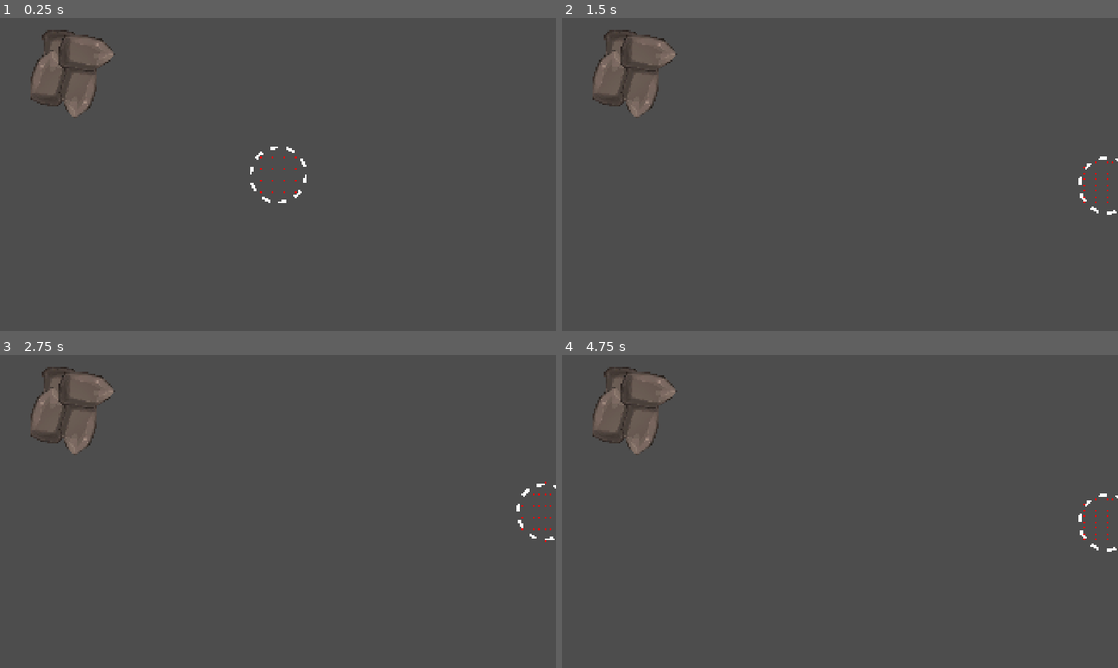
Above: before the commit, frames 1-4 (two rows, left to right).
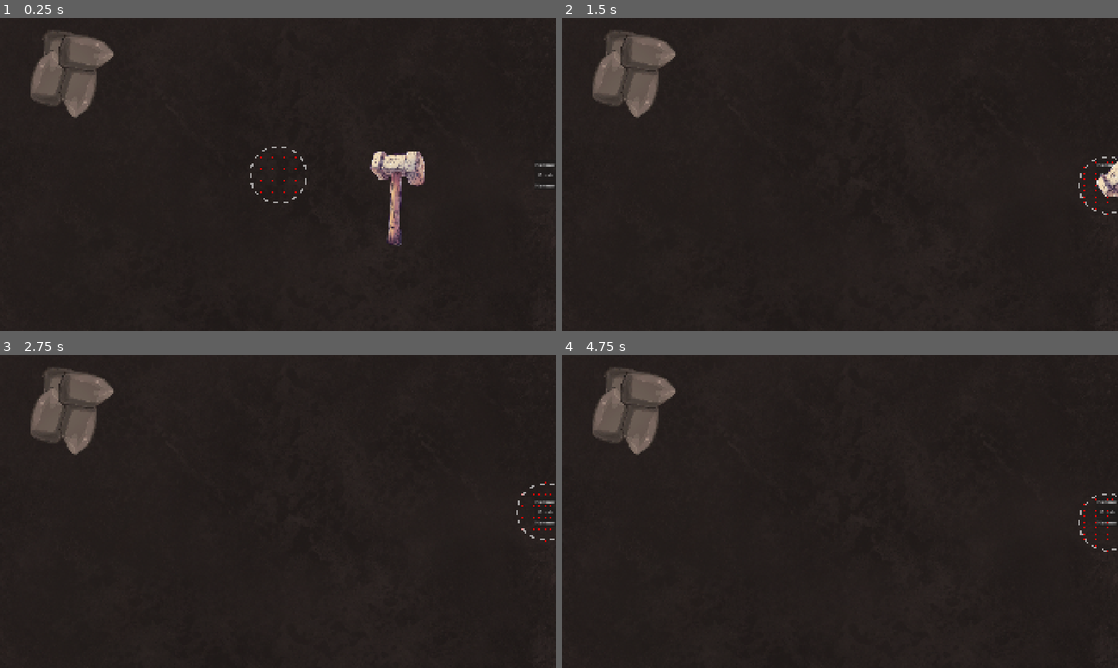
Above: after the commit, the same moments.

Repository: SirLich/fossil-fanatic
Game: Godot game, scene res://game.tscn
Two runs of this game, one before a commit and one after it. Both use one fixed random seed, a clock stepped at 60 frames per second and the inputs below.
Inputs (mouse positions are in pixels of both pictures, inside the frame that each line leads up to):
- Up to frame 1 (0.25 s): no input
- Up to frame 2 (1.5 s): click (1106, 165) at 0.5 s, where only the run after the commit has a clickable "Hammer"; click (1106, 183) at 1.25 s, where only the run after the commit has a clickable "Hammer"
- Up to frame 3 (2.75 s): click (544, 511) at 2 s, where only the run after the commit has a clickable "Brush"
- Up to frame 4 (4.75 s): click (1106, 502) at 2.75 s, where only the run after the commit has a clickable "Hammer"; click (1106, 511) at 3.5 s, where only the run after the commit has a clickable "Brush"; click (1106, 520) at 4.25 s, where only the run after the commit has a clickable "Hammer"

The runs differ from the first frame. In frame 1, 97% of the frame differs, in the area x 0-100%, y 0-100%; in frame 2, 97%; in frame 3, 97%; in frame 4, 97%.

Commit message:
Add hitting animation

Diff:
--- a/assets/shaders/outline.gdshader
+++ b/assets/shaders/outline.gdshader
@@ -41,25 +41,27 @@
 
 void fragment() {
 	if (enabled) {
-	vec2 uv = UV;
+		vec2 uv = UV;
 
-	if (add_margins) {
-		vec2 texture_pixel_size = vec2(1.0) / (vec2(1.0) / TEXTURE_PIXEL_SIZE + vec2(width * 2.0));
+		if (add_margins) {
+			vec2 texture_pixel_size = vec2(1.0) / (vec2(1.0) / TEXTURE_PIXEL_SIZE + vec2(width * 2.0));
 
-		uv = (uv - texture_pixel_size * width) * TEXTURE_PIXEL_SIZE / texture_pixel_size;
+			uv = (uv - texture_pixel_size * width) * TEXTURE_PIXEL_SIZE / texture_pixel_size;
 
-		if (uv != clamp(uv, vec2(0.0), vec2(1.0))) {
-			COLOR.a = 0.0;
+			if (uv != clamp(uv, vec2(0.0), vec2(1.0))) {
+				COLOR.a = 0.0;
+			} else {
+				COLOR = texture(TEXTURE, uv);
+			}
 		} else {
 			COLOR = texture(TEXTURE, uv);
 		}
-	} else {
-		COLOR = texture(TEXTURE, uv);
-	}
 
-	if ((COLOR.a > 0.0) == inside && hasContraryNeighbour(uv, TEXTURE_PIXEL_SIZE, TEXTURE)) {
-		COLOR.rgb = inside ? mix(COLOR.rgb, color.rgb, color.a) : color.rgb;
-		COLOR.a += (1.0 - COLOR.a) * color.a;
-	}
+		if ((COLOR.a > 0.0) == inside && hasContraryNeighbour(uv, TEXTURE_PIXEL_SIZE, TEXTURE)) {
+			COLOR.rgb = inside ? mix(COLOR.rgb, color.rgb, color.a) : color.rgb;
+			COLOR.a += (1.0 - COLOR.a) * color.a;
+		}
+
+		COLOR.rgb = COLOR.rgb * vec3(1.3, 1.3, 1.3);
 	}
 }
--- a/game.gd
+++ b/game.gd
@@ -1,5 +1 @@
 extends Node2D
-
-func _ready() -> void:
-	get_viewport().set_physics_object_picking_sort(true)
-	get_viewport().set_physics_object_picking_first_only(true)
--- a/game.tscn
+++ b/game.tscn
@@ -1,24 +1,23 @@
-[gd_scene load_steps=4 format=3 uid="uid://b4dh87ymrg6i3"]
+[gd_scene load_steps=5 format=3 uid="uid://b4dh87ymrg6i3"]
 
 [ext_resource type="PackedScene" uid="uid://d0et4vc24oa8h" path="res://scenes/hammer/hammer.tscn" id="1_80nbo"]
 [ext_resource type="Script" uid="uid://dqjfy253vey4n" path="res://game.gd" id="1_feb5d"]
 [ext_resource type="PackedScene" uid="uid://cwa0napga1sso" path="res://scenes/rock/rock.tscn" id="2_e2o6t"]
+[ext_resource type="Texture2D" uid="uid://d1dnbmu1xk2a0" path="res://assets/textures/Ground.png" id="2_fc0e3"]
 
 [node name="Game" type="Node2D"]
 script = ExtResource("1_feb5d")
 
 [node name="CanvasLayer" type="CanvasLayer" parent="."]
 layer = -1
-visible = false
 
-[node name="ColorRect" type="ColorRect" parent="CanvasLayer"]
+[node name="TextureRect" type="TextureRect" parent="CanvasLayer"]
 anchors_preset = 15
 anchor_right = 1.0
 anchor_bottom = 1.0
 grow_horizontal = 2
 grow_vertical = 2
-color = Color(0.458128, 0.332041, 0.244983, 1)
-metadata/_edit_lock_ = true
+texture = ExtResource("2_fc0e3")
 
 [node name="VBoxContainer" type="VBoxContainer" parent="CanvasLayer"]
 anchors_preset = 6
@@ -52,7 +51,6 @@
 rotation = 2.95304
 
 [node name="Layer_2" type="Node2D" parent="."]
-z_index = 1
 
 [node name="Rock" parent="Layer_2" instance=ExtResource("2_e2o6t")]
 position = Vector2(168, 207)
--- a/scenes/hammer/hammer.gd
+++ b/scenes/hammer/hammer.gd
@@ -2,6 +2,11 @@
 class_name Hammer
 
 @export var size = 20
+
+@export_group("Nodes")
+@export var anim_player : AnimationPlayer
+
+var can_hit = true
 
 var circle_points = []
 var old_colliders = []
@@ -25,9 +30,17 @@
 	detect_rocks()
 
 func _input(event: InputEvent) -> void:
-	if event.is_action_released("use_tool"):
-		for object_area in get_overlapping_areas():
-			object_area.take_damage()
+	if can_hit:
+		if event.is_action_released("use_tool"):
+			can_hit = false
+			anim_player.play("hit")
+			await anim_player.animation_finished
+			can_hit = true
+
+func apply_damage():
+	for object_area in get_overlapping_areas():
+		object_area.take_damage()
+
 
 func gather_colliders(pos):
 	var world_2d = get_viewport().find_world_2d()
@@ -48,7 +61,6 @@
 			var obj_b_order = obj_b.get_parent().get_index() * 1000 + obj_b.get_index()
 
 			return obj_a_order > obj_b_order
-			#return obj_a.get_parent().get_z_index() > obj_b.get_parent().get_z_index()
 		)
 
 		colliders.append(intersections[0].collider)
--- a/scenes/hammer/hammer.tscn
+++ b/scenes/hammer/hammer.tscn
@@ -1,22 +1,99 @@
-[gd_scene load_steps=5 format=3 uid="uid://d0et4vc24oa8h"]
+[gd_scene load_steps=9 format=3 uid="uid://d0et4vc24oa8h"]
 
 [ext_resource type="Script" uid="uid://d2xq2w5anyts2" path="res://scenes/hammer/hammer.gd" id="1_qnip4"]
 [ext_resource type="Shader" uid="uid://fk4lmhpdtgfi" path="res://assets/shaders/tool_reticule.gdshader" id="2_obftq"]
+[ext_resource type="Texture2D" uid="uid://dgvkcdq2ep601" path="res://temp/hammer.png" id="3_g080m"]
 
 [sub_resource type="CircleShape2D" id="CircleShape2D_ei3sq"]
 radius = 5.0
 
 [sub_resource type="ShaderMaterial" id="ShaderMaterial_g080m"]
 shader = ExtResource("2_obftq")
-shader_parameter/color = Color(1, 1, 1, 1)
+shader_parameter/color = Color(1, 1, 1, 0.596078)
 shader_parameter/diameter = 1.0
-shader_parameter/thickness = 0.05
-shader_parameter/frequency = 10.0
-shader_parameter/phase = 0.0
+shader_parameter/thickness = 0.03
+shader_parameter/frequency = 17.36
+shader_parameter/phase = 3.711
 
-[node name="Hammer" type="Area2D" groups=["tool"]]
+[sub_resource type="Animation" id="Animation_g080m"]
+resource_name = "hit"
+length = 0.6
+tracks/0/type = "value"
+tracks/0/imported = false
+tracks/0/enabled = true
+tracks/0/path = NodePath("Sprite2D:rotation")
+tracks/0/interp = 1
+tracks/0/loop_wrap = true
+tracks/0/keys = {
+"times": PackedFloat32Array(0, 0.133333, 0.6),
+"transitions": PackedFloat32Array(1, 1, 1),
+"update": 0,
+"values": [0.0, -0.892378, 0.0]
+}
+tracks/1/type = "value"
+tracks/1/imported = false
+tracks/1/enabled = true
+tracks/1/path = NodePath("Sprite2D:position")
+tracks/1/interp = 1
+tracks/1/loop_wrap = true
+tracks/1/keys = {
+"times": PackedFloat32Array(0, 0.130602, 0.6),
+"transitions": PackedFloat32Array(1, 1, 1),
+"update": 0,
+"values": [Vector2(15, 7), Vector2(11, 7), Vector2(15, 7)]
+}
+tracks/2/type = "method"
+tracks/2/imported = false
+tracks/2/enabled = true
+tracks/2/path = NodePath(".")
+tracks/2/interp = 1
+tracks/2/loop_wrap = true
+tracks/2/keys = {
+"times": PackedFloat32Array(0.133333),
+"transitions": PackedFloat32Array(1),
+"values": [{
+"args": [],
+"method": &"apply_damage"
+}]
+}
+
+[sub_resource type="Animation" id="Animation_rxfdk"]
+length = 0.001
+tracks/0/type = "value"
+tracks/0/imported = false
+tracks/0/enabled = true
+tracks/0/path = NodePath("Sprite2D:rotation")
+tracks/0/interp = 1
+tracks/0/loop_wrap = true
+tracks/0/keys = {
+"times": PackedFloat32Array(0),
+"transitions": PackedFloat32Array(1),
+"update": 0,
+"values": [0.0]
+}
+tracks/1/type = "value"
+tracks/1/imported = false
+tracks/1/enabled = true
+tracks/1/path = NodePath("Sprite2D:position")
+tracks/1/interp = 1
+tracks/1/loop_wrap = true
+tracks/1/keys = {
+"times": PackedFloat32Array(0),
+"transitions": PackedFloat32Array(1),
+"update": 0,
+"values": [Vector2(20, 11)]
+}
+
+[sub_resource type="AnimationLibrary" id="AnimationLibrary_nqvee"]
+_data = {
+&"RESET": SubResource("Animation_rxfdk"),
+&"hit": SubResource("Animation_g080m")
+}
+
+[node name="Hammer" type="Area2D" node_paths=PackedStringArray("anim_player") groups=["tool"]]
 collision_layer = 2
 script = ExtResource("1_qnip4")
+anim_player = NodePath("AnimationPlayer")
 
 [node name="CollisionShape2D" type="CollisionShape2D" parent="."]
 shape = SubResource("CircleShape2D_ei3sq")
@@ -34,3 +111,14 @@
 offset_bottom = 5.0
 grow_horizontal = 2
 grow_vertical = 2
+
+[node name="Sprite2D" type="Sprite2D" parent="."]
+position = Vector2(20, 11)
+scale = Vector2(0.0507717, 0.0507717)
+texture = ExtResource("3_g080m")
+offset = Vector2(14.9, -136.6)
+
+[node name="AnimationPlayer" type="AnimationPlayer" parent="."]
+libraries = {
+&"": SubResource("AnimationLibrary_nqvee")
+}
Binary file added: temp/hammer.png
Not shown, added: temp/hammer.png.import
Not shown, added: temp/hammer.kra
